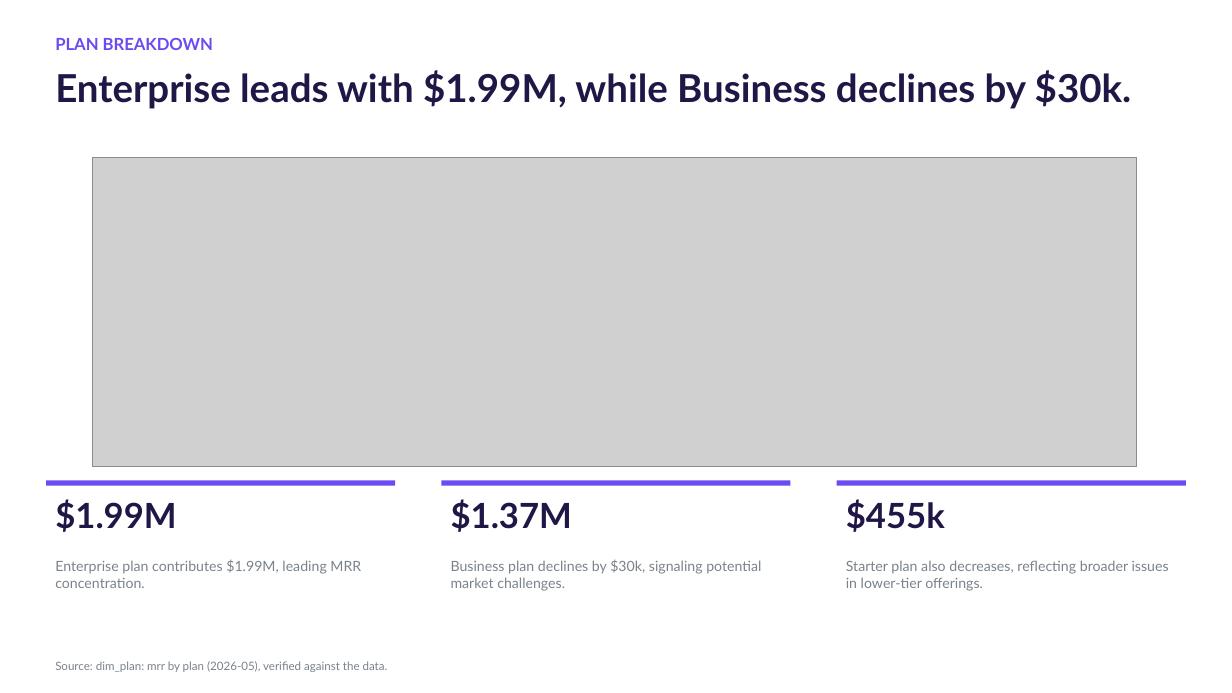
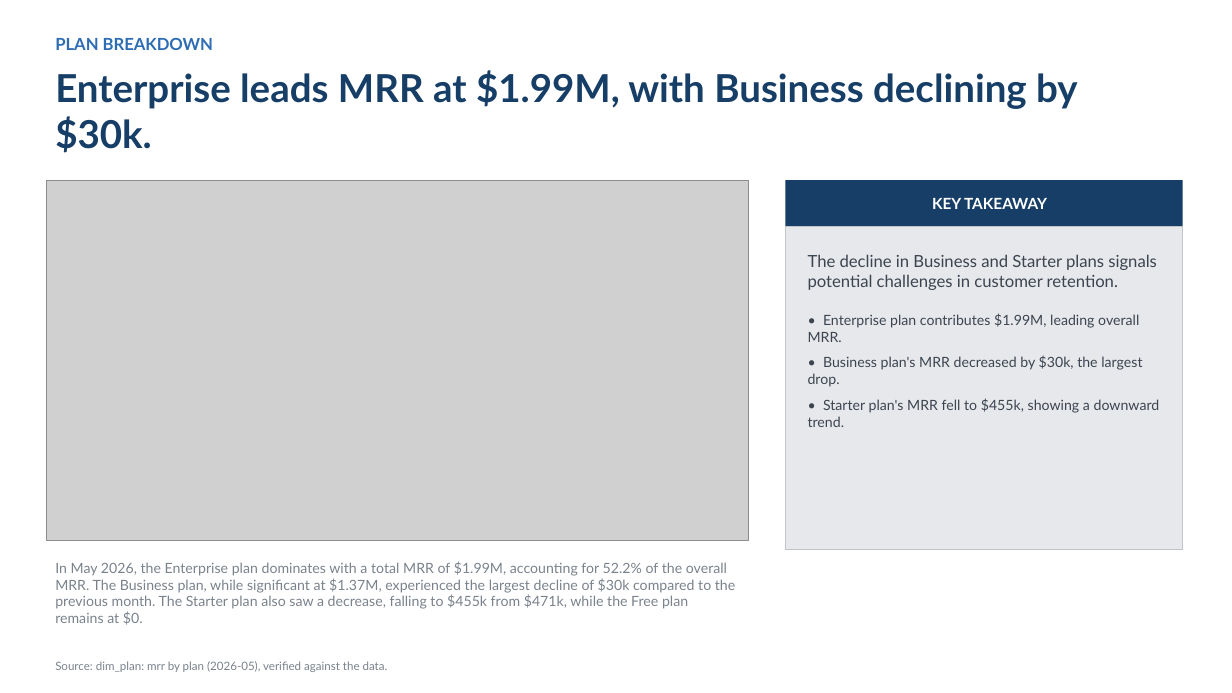
Before and after one commit to AronSarosi/ai-report-generator, a slide deck: slide 4 of app/examples/saas_metrics/report.pptx. Drawn at 1232x693 pixels with LibreOffice and Linux fonts; fonts in the diff are those of the drawing; grey boxes stand for pictures. Boxes give left, top, right and bottom in pixels: in the first picture for what was removed or moved away, otherwise in the second. Text is boxed around its words. In the diff, an @@ line names an element or a change of style, - is before the commit and + after.

```diff
--- a/app/examples/saas_metrics/report.pptx
+++ b/app/examples/saas_metrics/report.pptx
@@ text "PLAN BREAKDOWN" at <box>55,38,213,50</box>: text colour #6C4BF0 to #2E6DB4 @@
@@ text at <box>55,70,1078,153</box>: text changed; text colour #211747 to #163E66 @@
-Enterprise leads with $1.99M, while Business declines by $30k.
+Enterprise leads MRR at $1.99M, with Business declining by $30k.
@@ picture: place and size @@
-picture at <box>92,157,1137,467</box>
+picture at <box>46,180,749,541</box>
@@ rectangle added at <box>786,180,1183,226</box>, fill #163E66, 12 pt, text #FFFFFF, bold @@
+KEY TAKEAWAY
@@ rectangle added at <box>786,226,1183,550</box>, fill #E6E8EB, outline #C0C5C9 0.75 pt, 11 pt, text #3C4450 @@
+The decline in Business and Starter plans signals potential challenges in customer retention.
+• Enterprise plan contributes $1.99M, leading overall MRR.
+• Business plan's MRR decreased by $30k, the largest drop.
+• Starter plan's MRR fell to $455k, showing a downward trend.
@@ rectangle removed at <box>46,481,396,486</box> @@
@@ text removed at <box>55,499,176,532</box> @@
-$1.99M
@@ rectangle removed at <box>442,481,791,486</box> @@
@@ text removed at <box>451,499,572,532</box> @@
-$1.37M
@@ rectangle removed at <box>837,481,1187,486</box> @@
@@ text removed at <box>846,499,945,532</box> @@
-$455k
@@ text removed at <box>55,560,361,588</box> @@
-Enterprise plan contributes $1.99M, leading MRR concentration.
@@ text added at <box>55,561,735,625</box>, 11 pt, text #7A828C @@
+In May 2026, the Enterprise plan dominates with a total MRR of $1.99M, accounting for 52.2% of the overall MRR. The Business plan, while significant at $1.37M, experienced the largest decline of $30k compared to the previous month. The Starter plan also saw a decrease, falling to $455k from $471k, while the Free plan remains at $0.
@@ text removed at <box>451,560,761,591</box> @@
-Business plan declines by $30k, signaling potential market challenges.
@@ text removed at <box>846,560,1169,591</box> @@
-Starter plan also decreases, reflecting broader issues in lower-tier offerings.
```
Also in this commit, not shown: 5 other slides changed, 42 other files.
